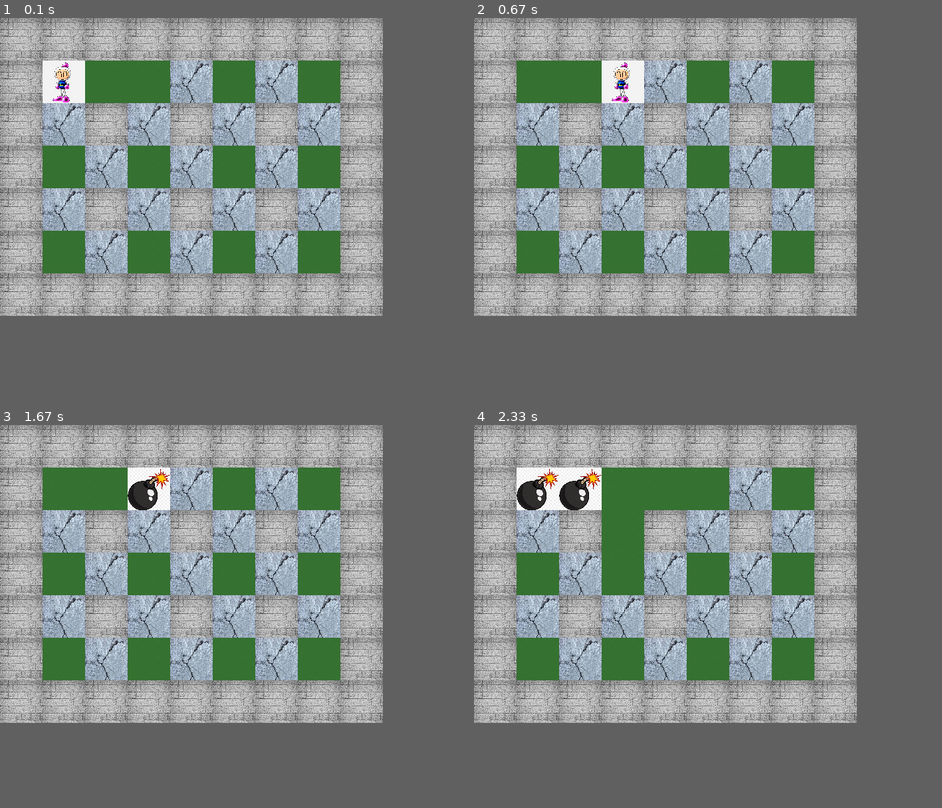
Above: before the commit, frames 1-4 (two rows, left to right).
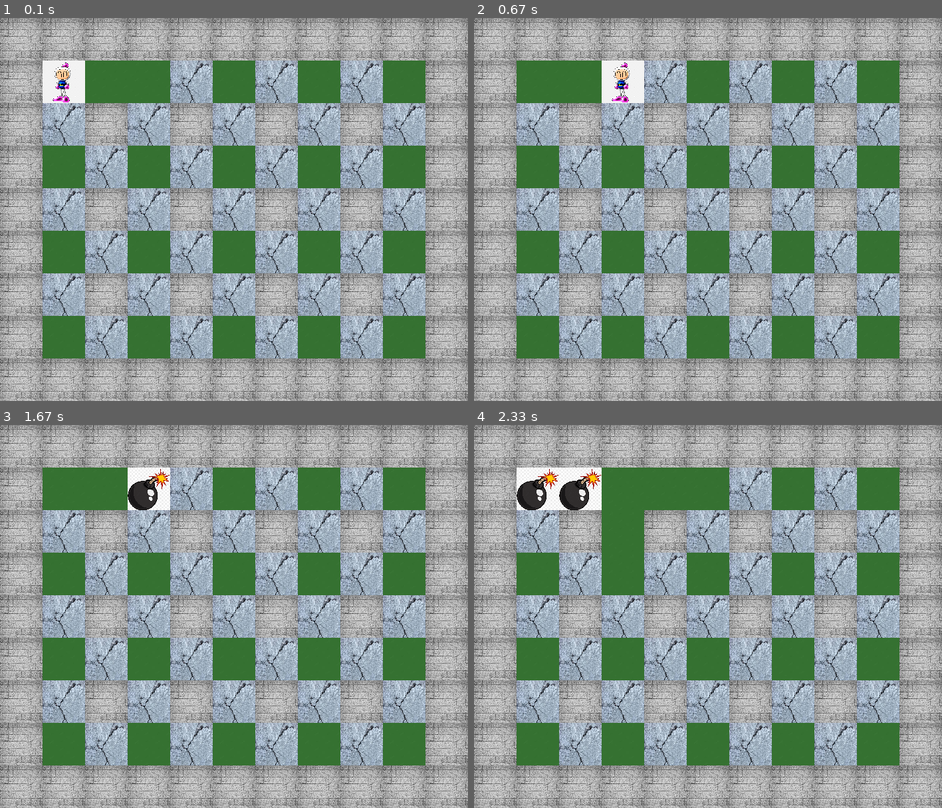
Above: after the commit, the same moments.

Repository: jabolobom/pygame-faculdade
Game: pygame game, started from main.py
Same seed, same stepped clock (60 frames per second), same inputs: the game is played once before the commit and once after it.
Inputs:
- Up to frame 1 (0.1 s): no input
- Up to frame 2 (0.67 s): hold Right from 0.33 s (still down)
- Up to frame 3 (1.67 s): release Right at 0.8 s; hold Up 0.83-1.13 s; tap Space at 0.9 s
- Up to frame 4 (2.33 s): hold Left 1.67-2.2 s; tap Space at 1.73, 2.03 s
In our replay, the window is 576x448 before the commit and 704x576 after it. These sizes can differ from the game's own. Grey fills any space a smaller window leaves; there, only what the larger window draws over its background counts as a difference.

The runs differ from the first frame. In frame 1, 34% of the frame differs, in the area x 0-100%, y 0-100%; in frame 2, 34%; in frame 3, 34%; in frame 4, 34%.

Commit message:
aumento do mapa

Diff:
--- a/src/map.py
+++ b/src/map.py
@@ -2,13 +2,15 @@
 from src.settings import TILE_SIZE
 
 map_data = [
-    [1, 1, 1, 1, 1, 1, 1, 1, 1],
-    [1, 0, 0, 0, 2, 0, 2, 0, 1],
-    [1, 2, 1, 2, 1, 2, 1, 2, 1],
-    [1, 0, 2, 0, 2, 0, 2, 0, 1],
-    [1, 2, 1, 2, 1, 2, 1, 2, 1],
-    [1, 0, 2, 0, 2, 0, 2, 0, 1],
-    [1, 1, 1, 1, 1, 1, 1, 1, 1],
+    [1, 1, 1, 1, 1, 1, 1, 1, 1, 1, 1],
+    [1, 0, 0, 0, 2, 0, 2, 0, 2, 0, 1],
+    [1, 2, 1, 2, 1, 2, 1, 2, 1, 2, 1],
+    [1, 0, 2, 0, 2, 0, 2, 0, 2, 0, 1],
+    [1, 2, 1, 2, 1, 2, 1, 2, 1, 2, 1],
+    [1, 0, 2, 0, 2, 0, 2, 0, 2, 0, 1],
+    [1, 2, 1, 2, 1, 2, 1, 2, 1, 2, 1],
+    [1, 0, 2, 0, 2, 0, 2, 0, 2, 0, 1],
+    [1, 1, 1, 1, 1, 1, 1, 1, 1, 1, 1],
 ]
 
 # Carregando as imagens dos blocos
--- a/src/settings.py
+++ b/src/settings.py
@@ -1,4 +1,4 @@
-SCREEN_WIDTH = 9 * 64  # Ajuste conforme o tamanho do mapa e TILE_SIZE
-SCREEN_HEIGHT = 7 * 64
+SCREEN_WIDTH = 11 * 64  # Ajuste conforme o tamanho do mapa e TILE_SIZE
+SCREEN_HEIGHT = 9 * 64
 FPS = 60
 TILE_SIZE = 64
